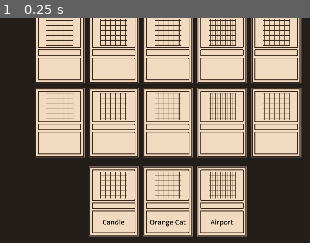
Above: before the commit, frame 1.
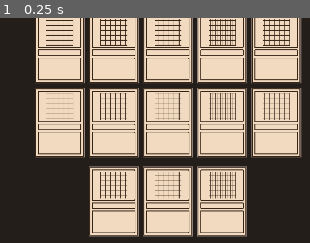
Above: after the commit, the same moment.

Repository: ViolaBuddy/GameOff2024
Game: Godot game, scene res://Main.tscn
Same seed, same stepped clock (60 frames per second), same inputs: the game is played once before the commit and once after it.
Inputs:
- Up to frame 1 (0.25 s): no input
The pictures show only the part of the screen within x 50-100%, y 50-100%; the shares and areas given below are measured in that part.

The runs differ from the first frame. In frame 1, 0.3% of the frame differs, in the area x 33-76%, y 89-93%.

Commit message:
Improved card instantiation, everything can now be selected/deselected

Diff:
--- a/Card.tscn
+++ b/Card.tscn
@@ -1,9 +1,9 @@
 [gd_scene load_steps=7 format=3 uid="uid://5l3v24i0tvab"]
 
-[ext_resource type="Script" path="res://card.gd" id="1_84yd8"]
+[ext_resource type="Script" path="res://src/Card.gd" id="1_fhj4v"]
 [ext_resource type="Texture2D" uid="uid://dl2mi4jyhe0f2" path="res://assets/cardtemplate.png" id="1_smees"]
 [ext_resource type="Texture2D" uid="uid://kfdcriq1daeg" path="res://assets/cardback.png" id="3_qlqgr"]
-[ext_resource type="Script" path="res://CardClick.gd" id="3_tr3gv"]
+[ext_resource type="Script" path="res://src/CardClick.gd" id="3_tr3gv"]
 
 [sub_resource type="LabelSettings" id="LabelSettings_bf5sh"]
 font_size = 32
@@ -14,7 +14,7 @@
 
 [node name="Node2D" type="Node2D"]
 texture_filter = 1
-script = ExtResource("1_84yd8")
+script = ExtResource("1_fhj4v")
 
 [node name="CardSprite" type="Sprite2D" parent="."]
 texture = ExtResource("1_smees")
--- a/Main.tscn
+++ b/Main.tscn
@@ -1,6 +1,6 @@
 [gd_scene load_steps=3 format=3 uid="uid://e6ck7nw81ctx"]
 
-[ext_resource type="Script" path="res://main.gd" id="1_pcc6o"]
+[ext_resource type="Script" path="res://src/main.gd" id="1_pcc6o"]
 [ext_resource type="PackedScene" uid="uid://5l3v24i0tvab" path="res://Card.tscn" id="2_73qm5"]
 
 [node name="Main" type="Node2D"]
--- a/card.gd
+++ b/src/Card.gd
@@ -1,8 +1,24 @@
 class_name Card extends Node2D
+
+enum CardType { Agent, Gadget, Structure, Espionage }
+static var ALL_CARDS = [
+	{"Name": "Orange Cat", "Type": CardType.Agent},
+	{"Name": "Smith", "Type": CardType.Agent},
+	{"Name": "The Bomb", "Type": CardType.Gadget},
+	{"Name": "Candle", "Type": CardType.Gadget},
+	{"Name": "Suspicious Amount of Candles", "Type": CardType.Gadget},
+	{"Name": "HQ", "Type": CardType.Structure},
+	{"Name": "Airport", "Type": CardType.Structure},
+	{"Name": "Convenient Accident", "Type": CardType.Espionage},
+	{"Name": "Windfall", "Type": CardType.Espionage},
+]
 
 var faceUp := true
 var nameText := ""
 var isSelected := false
+
+# Index into the ALL_CARDS array to determine the properties of this card
+var cardIdx := 0
 
 func _ready() -> void:
 	flipFaceUp()
@@ -28,10 +44,8 @@
 
 	if isSelected:
 		$CardSprite.scale *= 1.1
-		print("Increasing scale")
 	else:
 		$CardSprite.scale *= (1.0 / 1.1)
-		print("Decreasing scale")
 
 	return isSelected
 
--- a/main.gd
+++ b/src/main.gd
@@ -1,21 +1,10 @@
 extends Node2D
 
-enum CardType { Agent, Gadget, Structure, Espionage }
-const ALL_CARDS = [
-	{"Name": "Orange Cat", "Type": CardType.Agent},
-	{"Name": "Smith", "Type": CardType.Agent},
-	{"Name": "The Bomb", "Type": CardType.Gadget},
-	{"Name": "Candle", "Type": CardType.Gadget},
-	{"Name": "Suspicious Amount of Candles", "Type": CardType.Gadget},
-	{"Name": "HQ", "Type": CardType.Structure},
-	{"Name": "Airport", "Type": CardType.Structure},
-	{"Name": "Convenient Accident", "Type": CardType.Espionage},
-	{"Name": "Windfall", "Type": CardType.Espionage},
-]
+var Card = load("res://src/Card.gd")
 
 var full_deck = []
-var player_hand = []
-var deck = range(len(ALL_CARDS)) # array of indices into ALL_CARDS
+var player_hand: Array[Card] = []
+var deck = range(len(Card.ALL_CARDS)) # array of indices into ALL_CARDS
 var board_state = [] #2d array: board_state[row][column]
 
 const HAND_SIZE = 3
@@ -35,10 +24,23 @@
 @onready var Preview = $Preview
 
 func _ready() -> void:
+	print("Ready")
 	# set up deck
 	deck.shuffle()
 	for i in range(HAND_SIZE):
 		draw_from_deck()
+
+	for i in range(HAND_SIZE):
+		var card = instancedCard.instantiate()
+
+		var card_offset_x = -((CARD_WIDTH_PX*BOARD_SCALE+SPACE_BETWEEN_CARDS_PX)*len(player_hand)) / 2  + CARD_WIDTH_PX*BOARD_SCALE/2
+
+		player_hand.push_back(card)
+		$Hand.add_child(card)
+		card.position = Vector2(
+			(CARD_WIDTH_PX*BOARD_SCALE+SPACE_BETWEEN_CARDS_PX)*i + card_offset_x,
+		0)
+		card.scale = Vector2(BOARD_SCALE, BOARD_SCALE)
 
 	# set up preview
 	var previewClickArea = Preview.get_node("ClickArea")
@@ -79,7 +81,7 @@
 			Preview.setText("")
 			Globals.unhoveredCard = null
 
-	### Any display updates go hear
+	### Any display updates go here
 	draw_board()
 	draw_hand()
 
@@ -98,11 +100,7 @@
 	for i in range(len(player_hand)):
 		var card_offset_x = -((CARD_WIDTH_PX*BOARD_SCALE+SPACE_BETWEEN_CARDS_PX)*len(player_hand)) / 2  + CARD_WIDTH_PX*BOARD_SCALE/2
 
-		var myCard = instancedCard.instantiate()
-		Hand.add_child(myCard)
-		myCard.position = Vector2(
+		var card = player_hand[i]
+		card.position = Vector2(
 			(CARD_WIDTH_PX*BOARD_SCALE+SPACE_BETWEEN_CARDS_PX)*i + card_offset_x,
-			0)
-		myCard.scale = Vector2(BOARD_SCALE, BOARD_SCALE)
-
-		myCard.setText(ALL_CARDS[player_hand[i]]["Name"])
+		0)
Not shown, added: assets/images/mtg_blank_frame.jpg.import
Renamed: CardClick.gd -> src/CardClick.gd
Renamed: Globals.gd -> src/Globals.gd
